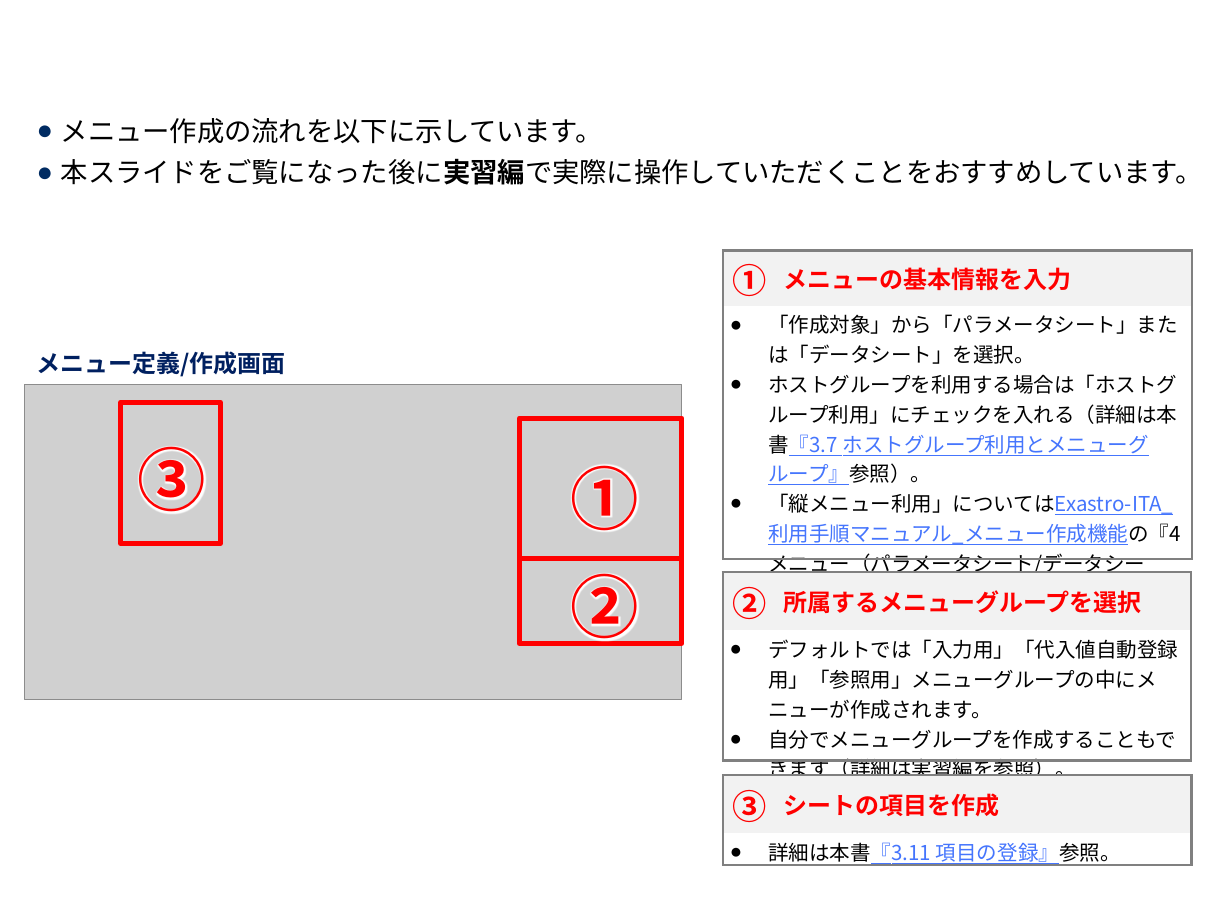
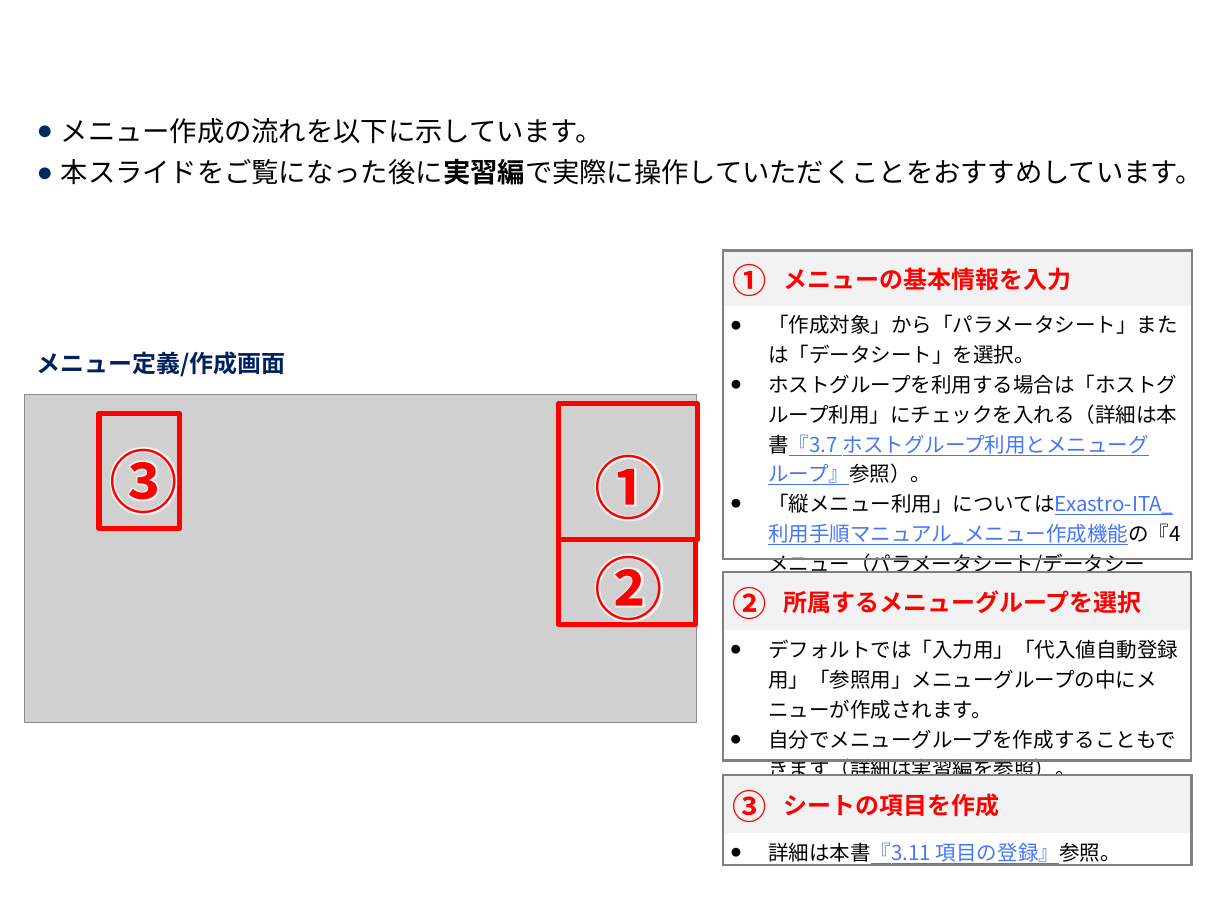
Before and after one commit to exastro-suite/it-automation-docs, a slide deck: slide 19 of asset/Learn_ja/ITA-hg-ps_classroom_lecture_ja.pptx. Drawn at 1232x924 pixels with LibreOffice and Linux fonts; fonts in the diff are those of the drawing; grey boxes stand for pictures; background and template pictures are left out. Boxes give left, top, right and bottom in pixels: in the first picture for what was removed or moved away, otherwise in the second. Text is boxed around its words. In the diff, an @@ line names an element or a change of style, - is before the commit and + after.

```diff
--- a/asset/Learn_ja/ITA-hg-ps_classroom_lecture_ja.pptx
+++ b/asset/Learn_ja/ITA-hg-ps_classroom_lecture_ja.pptx
@@ picture resized from (x1=25, y1=384, x2=683, y2=700) to (x1=25, y1=394, x2=697, y2=722) @@
@@ rectangle resized from (x1=121, y1=402, x2=221, y2=543) to (x1=99, y1=414, x2=180, y2=529) @@
@@ rectangle resized from (x1=520, y1=418, x2=683, y2=558) to (x1=558, y1=404, x2=697, y2=540) @@
@@ text "③" moved from (x1=138, y1=447, x2=206, y2=513) to (x1=109, y1=448, x2=177, y2=514) @@
@@ text "①" moved from (x1=570, y1=465, x2=638, y2=531) to (x1=595, y1=455, x2=663, y2=520) @@
@@ rectangle resized from (x1=520, y1=558, x2=683, y2=643) to (x1=558, y1=540, x2=696, y2=625) @@
@@ text "②" moved from (x1=570, y1=574, x2=638, y2=646) to (x1=595, y1=555, x2=663, y2=627) @@
```
Also in this commit, not shown: 15 other slides changed, 2 slides added, 1 slide removed, 1 other file.
